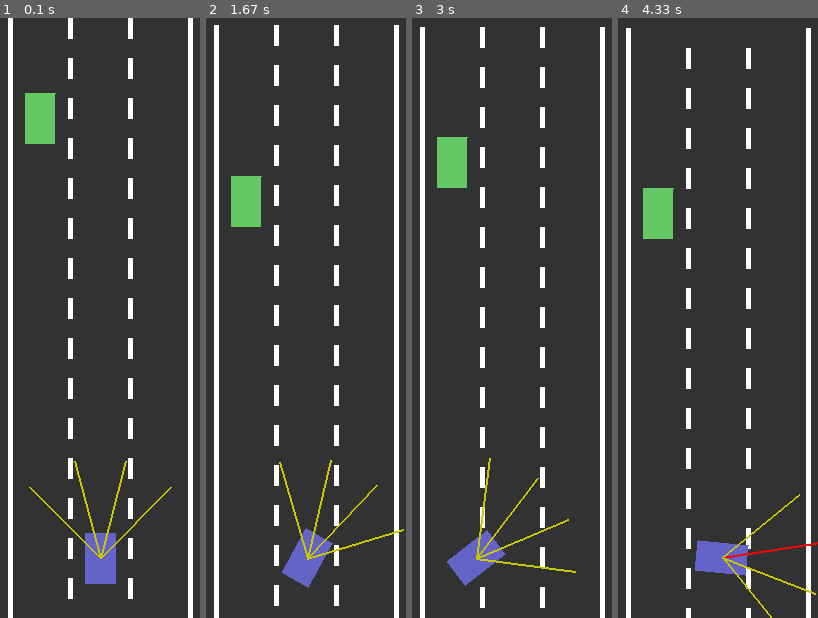
Above: before the commit, frames 1-4 (left to right).
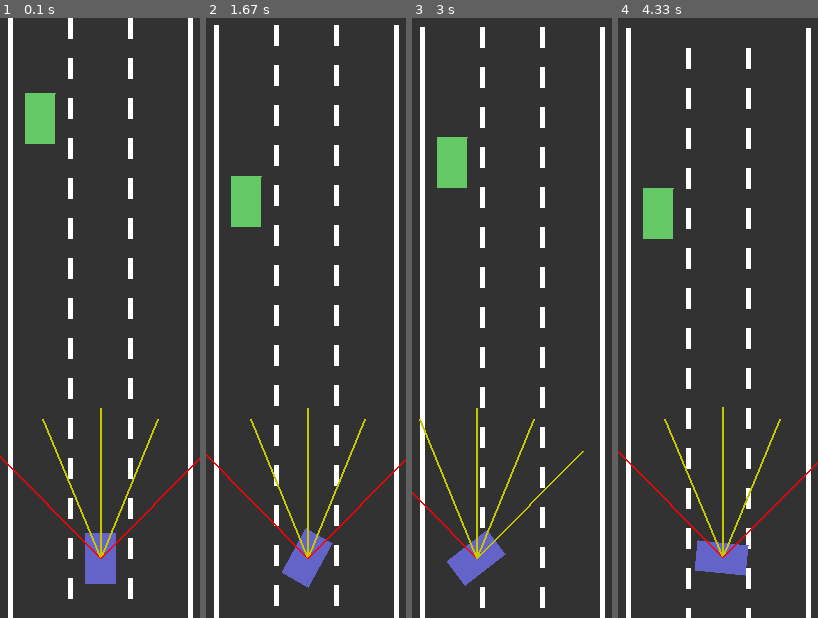
Above: after the commit, the same moments.

Repository: kc-raahi/self-driving-car-sim
Game: pygame game, started from car.py
The game is run twice, just before and just after one commit, with the same random seed, the same clock (stepped at 60 frames per second) and the same inputs.
Inputs:
- Up to frame 1 (0.1 s): no input
- Up to frame 2 (1.67 s): hold Right 0.33-0.8 s; hold Up 0.83-1.3 s; hold Right from 1.33 s (still down)
- Up to frame 3 (3 s): release Right at 1.8 s; hold Down 2.4-2.7 s; hold Left from 2.73 s (still down)
- Up to frame 4 (4.33 s): release Left at 3.13 s; hold Up 3.17-3.53 s; hold Right 3.57-4.2 s; hold Down from 4.23 s (still down)

The runs differ from the first frame. In frame 1, 1.3% of the frame differs, in the area x 0-100%, y 65-91%; in frame 2, 1.6%; in frame 3, 1.6%; in frame 4, 1.6%.

Commit message:
20230719 - beginning of NN implementation

Diff:
--- a/car.py
+++ b/car.py
@@ -25,19 +25,19 @@
     return a + (b - a) * t
 
 
-def get_ray_intersection(ray, length, angle, my_driver, my_traffic):
-    if ray[1][0] < 0 or ray[1][0] > SCREEN_WIDTH:
-        return True
+def get_ray_intersection(length, angle, my_driver, my_traffic):
     for i in range(length):
+        ray_point_x = my_driver.x - i * math.sin(angle)
+        ray_point_y = my_driver.y - i * math.cos(angle)
+        if ray_point_x < 0 or ray_point_x > SCREEN_WIDTH:
+            return ray_point_x, ray_point_y, i / length
         for car in my_traffic:
-            ray_point_x = my_driver.x - i * math.sin(angle)
-            ray_point_y = my_driver.y - i * math.cos(angle)
             x_check = car.x - CAR_SIZE_X / 2 <= ray_point_x <= car.x + CAR_SIZE_X / 2
             y_check = car.y - CAR_SIZE_Y / 2 <= ray_point_y <= car.y + CAR_SIZE_Y / 2
             if x_check and y_check:
-                return True
-
-    return False
+                return ray_point_x, ray_point_y, i / length
+
+    return None
 
 
 # 0: x; 1: y
@@ -66,16 +66,7 @@
     return False
 
 
-def randomize(level, num_outputs):
-    for i in range(len(level.inputs)):
-        for j in range(len(level.outputs)):
-            level.weights[i][j] = random() * 2 - 1
-
-    for i in range(num_outputs):
-        level.biases.append(random() * 2 - 1)
-
-
-def feed_fwd(level, given_inputs):
+def level_feed_fwd(level, given_inputs):
     for i in range(len(level.inputs)):
         level.inputs[i] = given_inputs[i]
 
@@ -89,8 +80,16 @@
     return level.outputs
 
 
+def network_feed_fwd(nn, given_inputs):
+    outputs = level_feed_fwd(nn.levels[0], given_inputs)
+    for i in range(1, len(nn.levels)):
+        outputs = level_feed_fwd(nn.levels[i], outputs)
+
+    return outputs
+
+
 class Car:
-    def __init__(self, x, y, traffic=False):
+    def __init__(self, x, y, traffic=False, control_type="nn"):
         self.x = x
         self.y = y
         self.position = [self.x, self.y]
@@ -101,13 +100,17 @@
         self.right = False
         self.width = CAR_SIZE_X
         self.height = CAR_SIZE_Y
+        self.main_car = False
+        self.max_speed = 3 if not self.traffic else 2
         self.angle = 0  # degrees
-        self.speed = 0
+        self.speed = 0  # if not self.traffic else self.max_speed
         self.acc = 0.2
-        self.max_speed = 3 if not self.traffic else 2
         self.center = (self.x + CAR_SIZE_X / 2, self.y + CAR_SIZE_Y / 2)
-        self.sensors = []
-        self.drawing_sensors = []
+        self.sensors = Sensor(self)
+
+        if control_type != "keys":
+            self.brain = NeuralNetwork([self.sensors.num_rays, 6, 4])
+
         self.alive = True
         self.corners = []
 
@@ -182,6 +185,16 @@
                 col = DRIVER_DAMAGED_COL
 
         pygame.draw.polygon(my_screen, col, self.corners)
+        if not self.traffic:
+            self.sensors.update_and_draw(self.sensors.car, my_screen, my_road)
+            offsets = []
+            for i in range(self.sensors.num_rays):
+                intersection = get_ray_intersection(self.sensors.ray_len, self.sensors.ray_angles[i],
+                                                    self.sensors.car, my_road.traffic)
+                p = 0 if intersection is None else 1 - intersection[2]
+                offsets.append(p)
+            outputs = network_feed_fwd(self.brain, offsets)
+            print(outputs)
 
     def _accel(self):
         if self.speed > self.max_speed * -1:
@@ -223,25 +236,31 @@
 
 class Sensor:
 
-    def __init__(self, car, num_rays=4, ray_len=100, ray_spread=math.pi / 2):
+    def __init__(self, car, num_rays=5, ray_len=150, ray_spread=math.pi / 2):
         self.car = car
         self.num_rays = num_rays
         self.ray_len = ray_len
         self.ray_spread = ray_spread
         self.rays = []
         self.intersections = []
+        self.draw = True if not car.traffic else False
+        self.ray_angles = []
+        for i in range(num_rays):
+            self.ray_angles.append(lerp(self.ray_spread / 2, -self.ray_spread / 2, i / (self.num_rays - 1)) +
+                                   car.angle * DEG_TO_RAD)
+
 
     def update_and_draw(self, car, my_screen, my_road):
         self.rays = []
         y = car.y - my_road.y
         for i in range(self.num_rays):
             self.intersections.append(False)
-            ray_angle = lerp(self.ray_spread / 2, -self.ray_spread / 2, i / (self.num_rays - 1)) + car.angle * \
-                        DEG_TO_RAD
+            ray_angle = self.ray_angles[i]
             a = (car.x, y)
             b = (car.x - self.ray_len * math.sin(ray_angle), y - self.ray_len * math.cos(ray_angle))
             self.rays.append((a, b))
-            self.intersections[i] = get_ray_intersection(self.rays[i], self.ray_len, ray_angle, car, my_road.traffic)
+            intersection = get_ray_intersection(self.ray_len, ray_angle, car, my_road.traffic)
+            self.intersections[i] = intersection is not None
 
             col = SENSOR_COL if not self.intersections[i] else SENSOR_ACTIVE_COL
             pygame.draw.line(my_screen, col, a, b, width=2)
@@ -293,14 +312,24 @@
 
 class Level:
     def __init__(self, num_inputs, num_outputs):
-        self.inputs = []
-        self.outputs = []
+        self.inputs = [0] * num_inputs
+        self.outputs = [0] * num_outputs
         self.biases = []
-        self.weights = []
-
-        for i in range(num_inputs):
-            self.weights[i] = []
-
+        self.weights = [[]] * num_inputs
+
+        for weight in self.weights:
+            for j in range(num_outputs):
+                weight.append(random() * 2 - 1)
+
+        for i in range(num_outputs):
+            self.biases.append(random() * 2 - 1)
+
+
+class NeuralNetwork:
+    def __init__(self, neuron_counts):
+        self.levels = []
+        for i in range(len(neuron_counts) - 1):
+            self.levels.append(Level(neuron_counts[i], neuron_counts[i + 1]))
 
 
 if __name__ == "__main__":
@@ -311,7 +340,6 @@
     driver = Car(road.get_lane_center(int(road.lane_count / 2)), SCREEN_HEIGHT * 0.9)  # int(lanes/2)+(width/lanes)
     t = Car(road.get_lane_center(0), 100, traffic=True)
     road.traffic.append(t)
-    sensor = Sensor(driver)
     run = True
     clock = pygame.time.Clock()
 
@@ -323,7 +351,6 @@
         driver.update_and_draw(road, screen)
         driver.alive = driver.assess_damage(road)
         t.update_and_draw(road, screen)
-        sensor.update_and_draw(driver, screen, road)
 
         for event in pygame.event.get():
             if event.type == pygame.QUIT:
